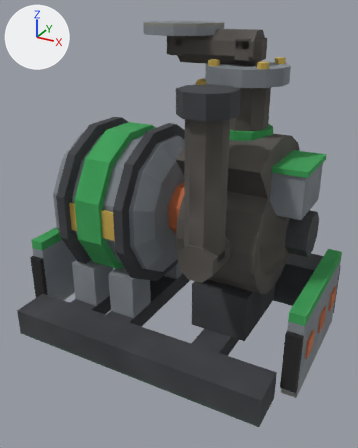
An edit to the OBJ model src/main/resources/assets/eln/model/steamturbine50v/steamturbine50v.obj, drawn before and after from the same camera.
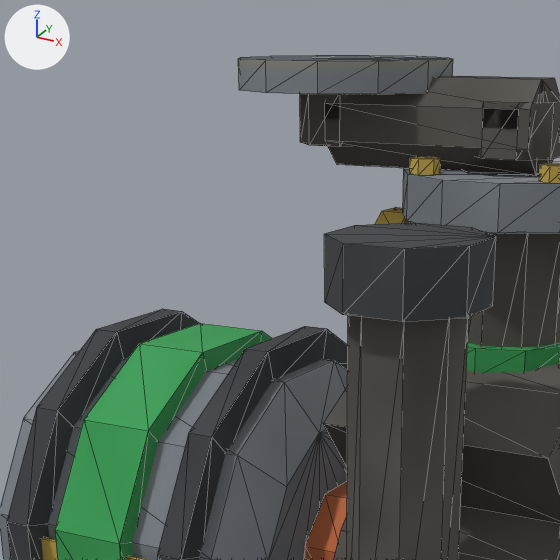
Each version appears first whole from a camera (50 mm lens) standing at (0.735, -1.364, 0.542) and looking at (0.012, -0.05, -0.114), and next in a close-up on the part from 15% to 74% of the width and 0% to 47% of the height. Arrows for +X, +Y and +Z are at upper left; the lights stay in place. The older version's two pictures come first. The close-ups show mesh edges as thin lines. Where no turn or scale is listed for an object, it has been applied to the vertices.

The first close-up shows 'main'.
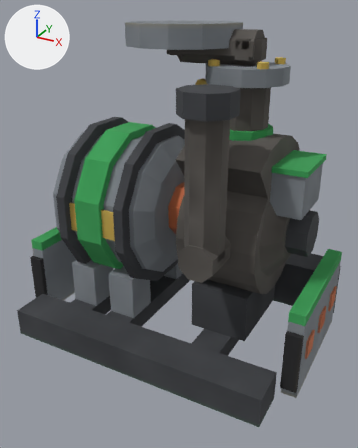
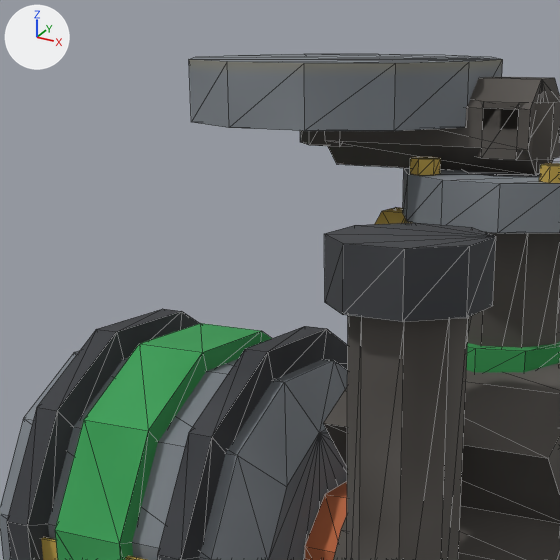
Scene script edits in JSON lines:
```json
{"block": "me_main", "where": "# used by ob_main; location = (0.0, 0.0, 0.0)"}
{"op": "remove", "block": "me_main", "code": "me_main.from_pydata(...)  # 884 vertices, 1356 faces; spans x -0.5..0.5, y -0.375..0.375, z -0.5..0.5"}
{"op": "add", "block": "me_main", "code": "me_main.from_pydata(...)  # 884 vertices, 1366 faces; spans x -0.5..0.5, y -0.375..0.375, z -0.5..0.5"}
{"block": "me_main", "change": "me_main part 1: the loose piece of 24 vertices spanning x -0.115..0.115, y -0.115..0.115, z 0.469..0.5 is scaled about its middle by (1.45, 1.45, 2), then moved by (0.0, 0.0, -0.016)"}
```

Location of each change, [x1, y1, x2, y2] in pixels of the close-ups (560 x 560 px; the box of a moved part takes in the faces that stretch with it):
```json
{"object": "main", "change": "reshaped", "before": [0, 55, 560, 560], "after": [0, 54, 560, 560]}
{"part": 1, "of": "me_main", "change": "moved or reshaped", "before": [238, 55, 453, 94], "after": [189, 54, 503, 131]}
```
